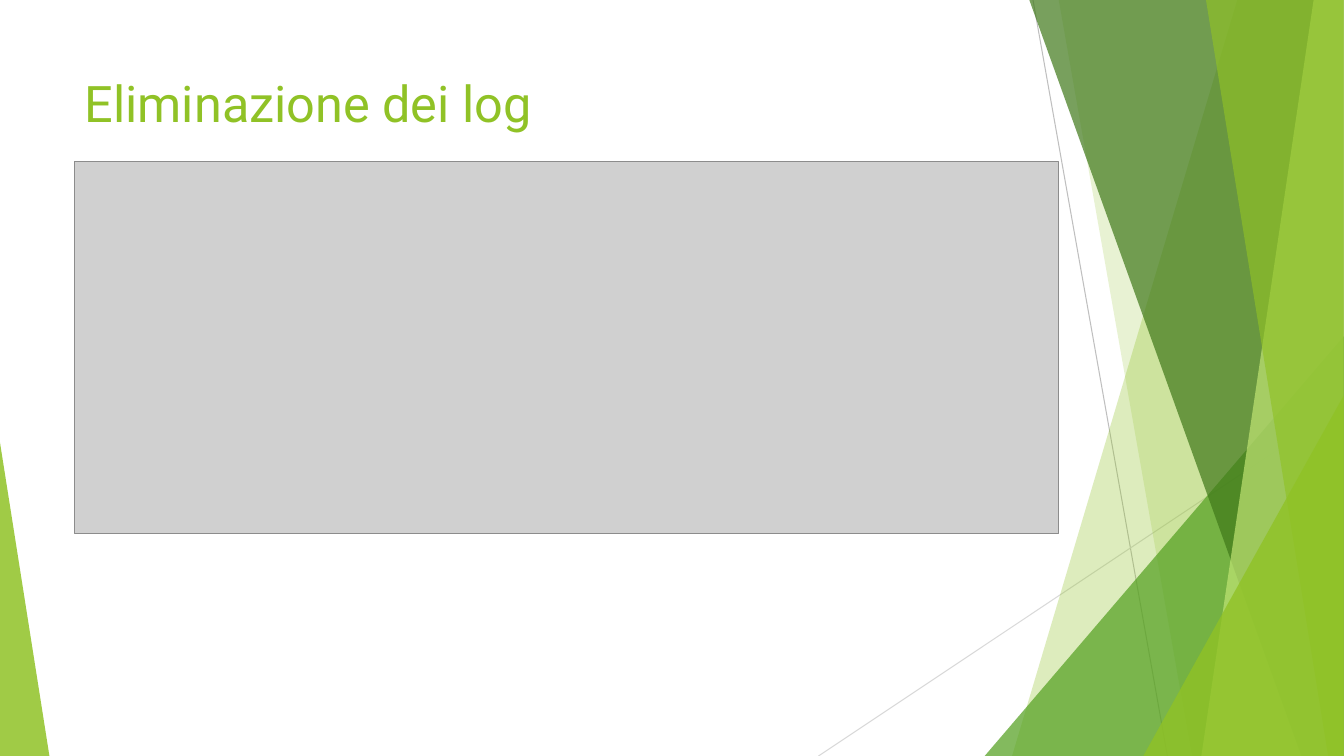
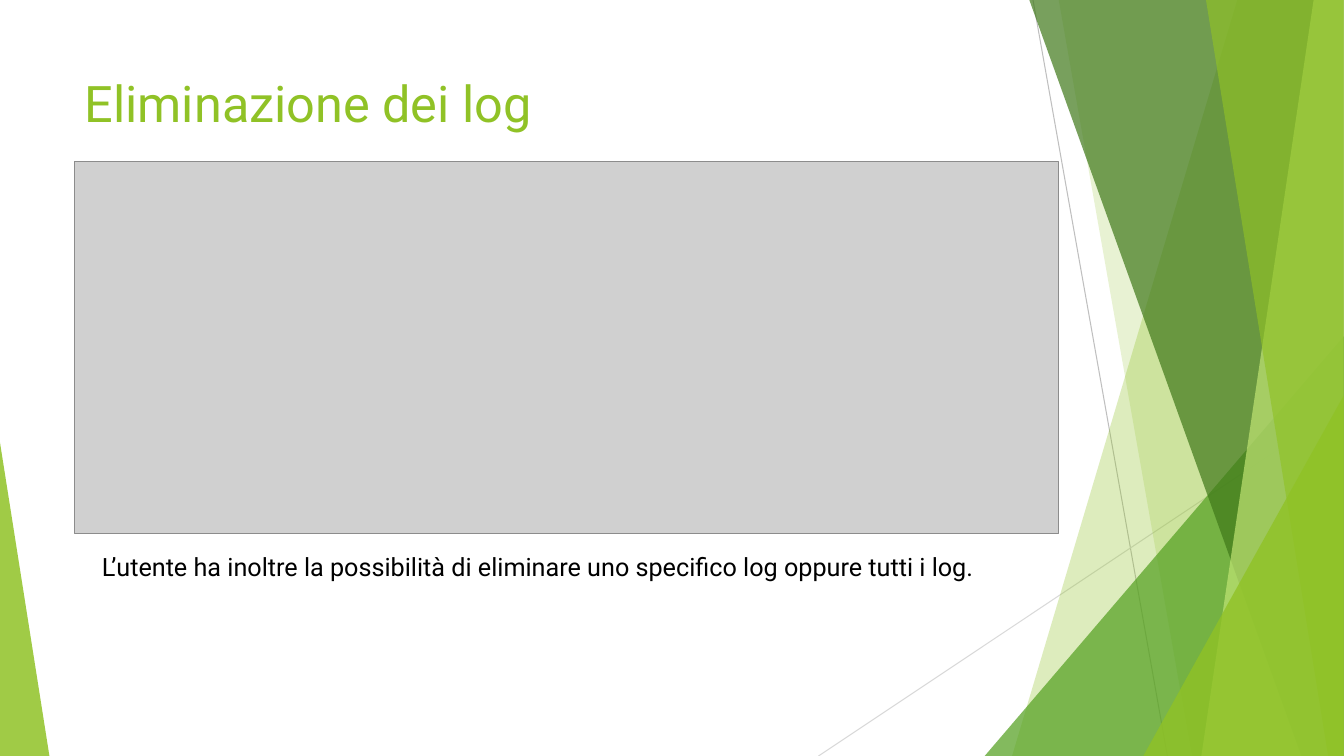
Before and after one commit to pioarduino26/esame_lab_info_serra, a slide deck: slide 16 of esposizione progetto_.pptx. Drawn at 1344x756 pixels with LibreOffice and Linux fonts; fonts in the diff are those of the drawing; grey boxes stand for pictures. Boxes give left, top, right and bottom in pixels: in the first picture for what was removed or moved away, otherwise in the second. Text is boxed around its words. In the diff, an @@ line names an element or a change of style, - is before the commit and + after.

```diff
--- a/esposizione progetto_.pptx
+++ b/esposizione progetto_.pptx
@@ text added at (x1=102, y1=557, x2=973, y2=582), 18 pt, text #000000 @@
+L’utente ha inoltre la possibilità di eliminare uno specifico log oppure tutti i log.
```
Also in this commit, not shown: 1 other slide changed.
